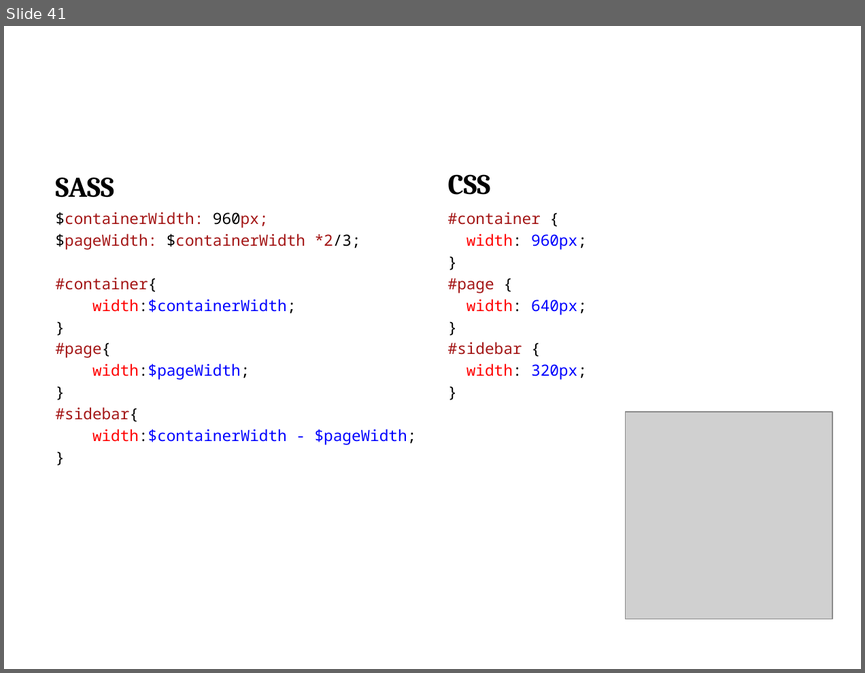
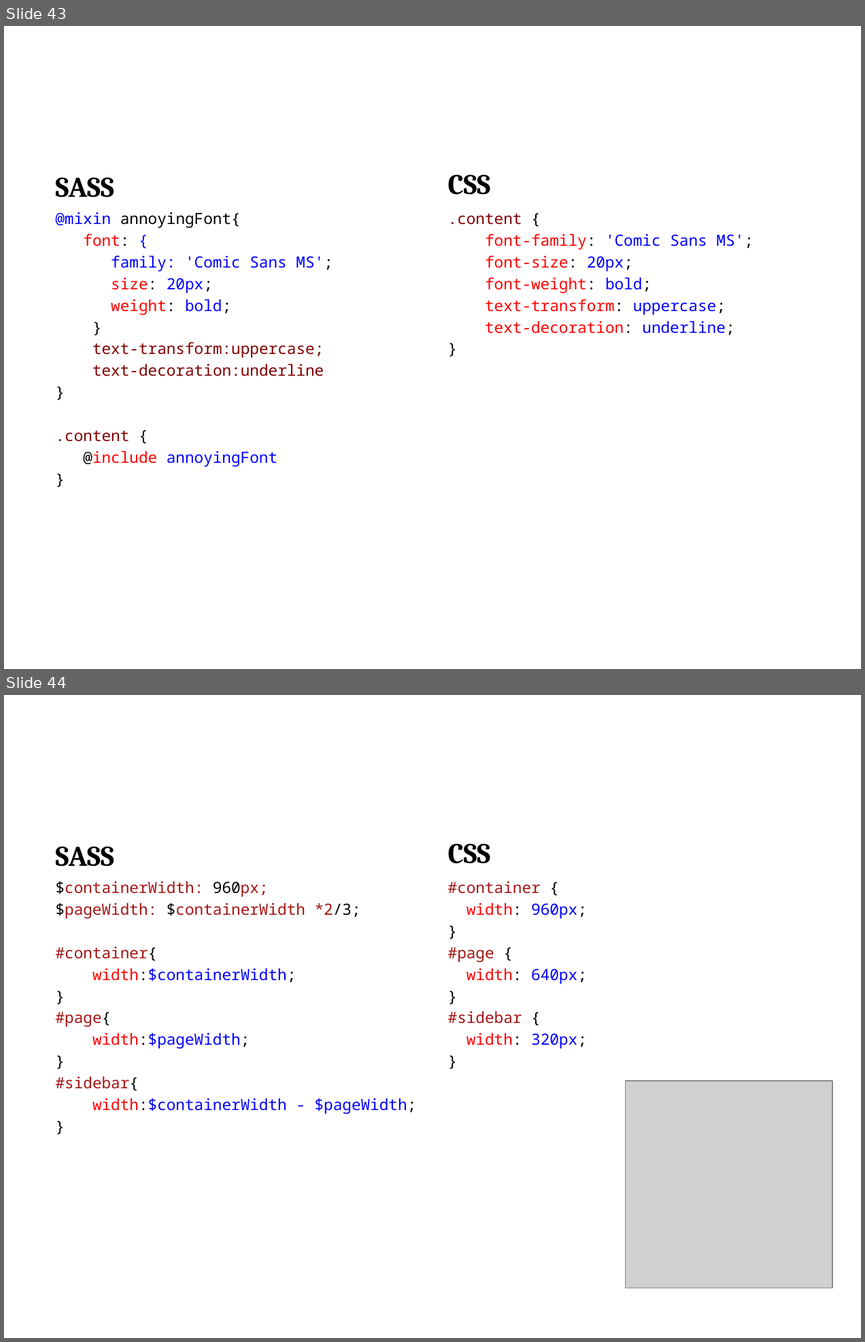
Before and after one commit to jacobladams/presentations, a slide deck: less-and-sass/Write LESS CSS and make it SASSier.pptx. Shown one above the other, each under a label of ours: slide 41 before the commit, slides 43 and 44 after it. The pictures are 865x673 and 865x1342 pixels, drawn with LibreOffice and Linux fonts; fonts in the diff are those of the drawing; grey boxes stand for pictures; background and template pictures are left out. Boxes give left, top, right and bottom in pixels: in the first picture for what was removed or moved away, otherwise in the second. Text is boxed around its words. In the diff, an @@ line names an element or a change of style, - is before the commit and + after.

```diff
--- a/less-and-sass/Write LESS CSS and make it SASSier.pptx
+++ b/less-and-sass/Write LESS CSS and make it SASSier.pptx
@@ slide 43 added at bbox=[4, 26, 861, 669], background picture (left out) @@
@@ title added at bbox=[47, 33, 818, 140], 44 pt, text #FFFFFF, bold @@
+SASS Nested Properties
@@ text added at bbox=[56, 177, 114, 197], 24 pt, text #000000, bold @@
+SASS
@@ text added at bbox=[448, 174, 491, 195], 24 pt, text #000000, bold @@
+CSS
@@ text added at bbox=[56, 212, 332, 467], 13 pt, text #800000 @@
+@mixin annoyingFont{
+font: {
+family: 'Comic Sans MS';
+size: 20px;
+weight: bold;
+}
+text-transform:uppercase;
+text-decoration:underline
+}
+.content {
+@include annoyingFont
+}
@@ text added at bbox=[448, 213, 753, 335], 13 pt, text #FF0000 @@
+.content {
+font-family: 'Comic Sans MS';
+font-size: 20px;
+font-weight: bold;
+text-transform: uppercase;
+text-decoration: underline;
+}
@@ what was slide 41 is now slide 44 @@
```
Also in this commit, not shown: 5 slides changed, 3 other slides added, 2 slides removed.
